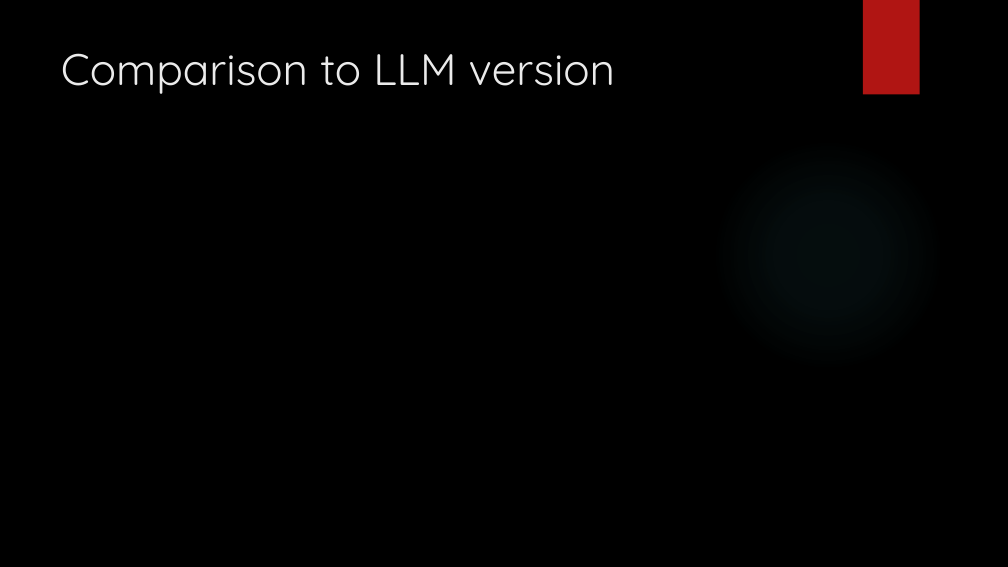
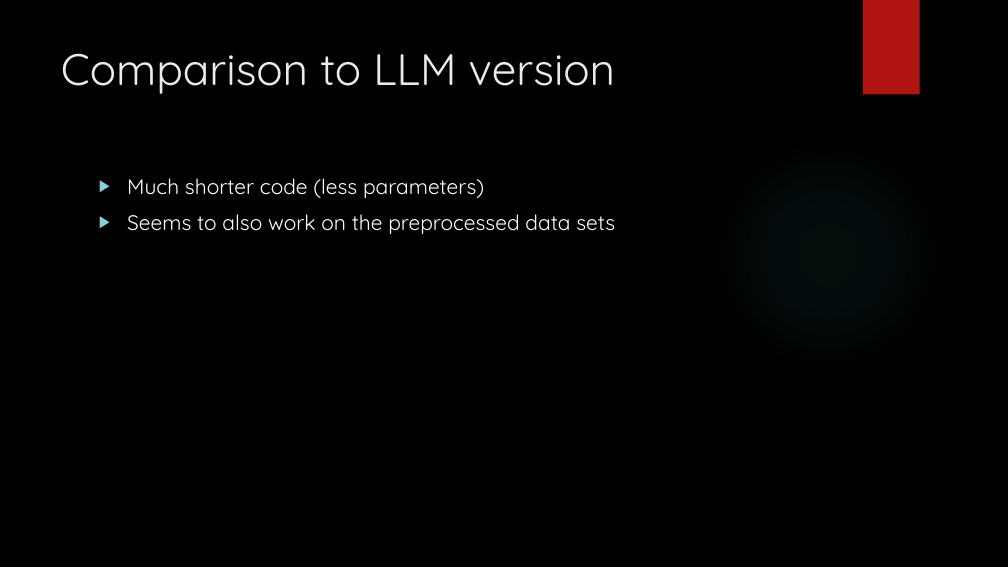
Before and after one commit to amanfc7/Machine-Learaning, a slide deck: slide 9 of ex2/Exercise_2_ppt.pptx. Drawn at 1008x567 pixels with LibreOffice and Linux fonts; fonts in the diff are those of the drawing; background and template pictures are left out. Boxes give left, top, right and bottom in pixels: in the first picture for what was removed or moved away, otherwise in the second. Text is boxed around its words. In the diff, an @@ line names an element or a change of style, - is before the commit and + after.

```diff
--- a/ex2/Exercise_2_ppt.pptx
+++ b/ex2/Exercise_2_ppt.pptx
@@ text added at (127, 178, 615, 234), 20 pt, text #FFFFFF @@
+▶ Much shorter code (less parameters)
+▶ Seems to also work on the preprocessed data sets
```
Also in this commit, not shown: 3 other slides changed.
